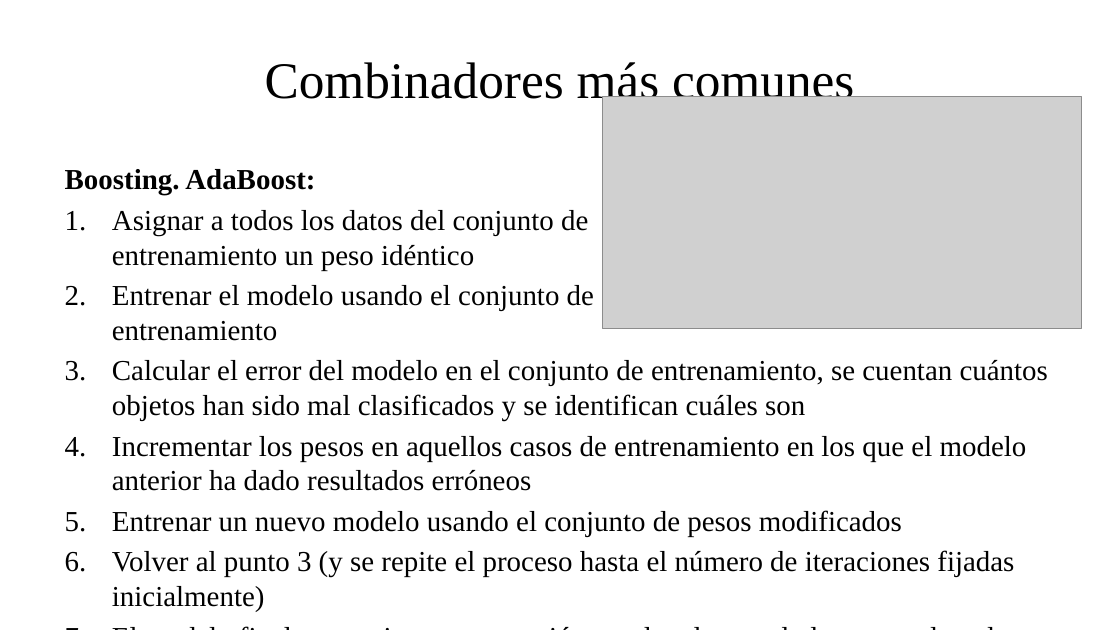
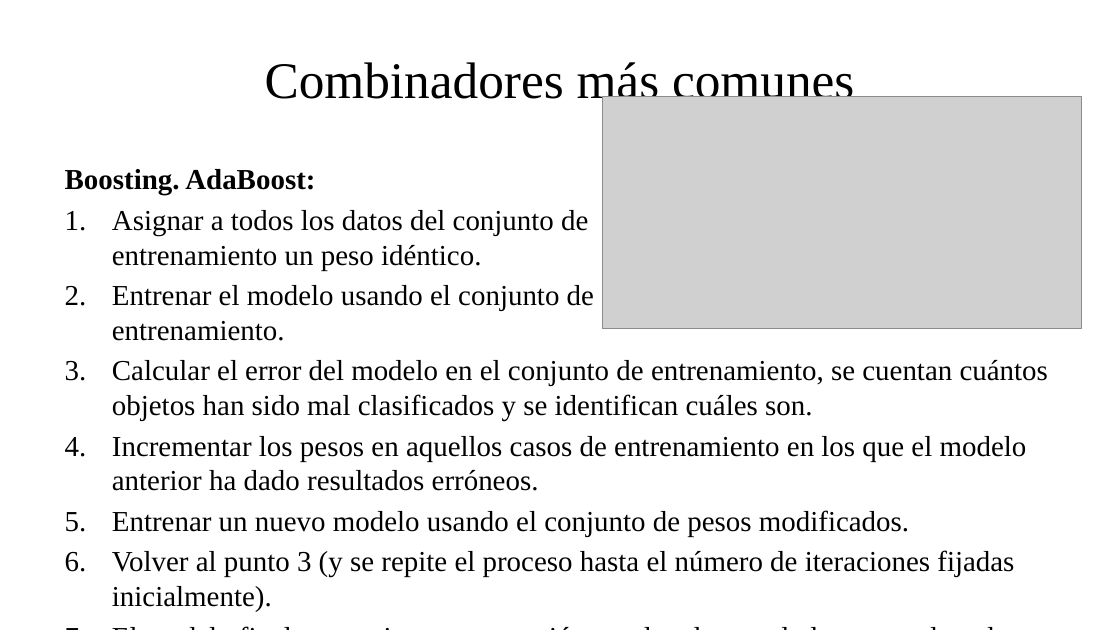
Before and after one commit to fsancho/DL, a slide deck: slide 7 of 1. Repaso de ML/1.4. Métodos Avanzados.pptx. Drawn at 1120x630 pixels with LibreOffice and Linux fonts; fonts in the diff are those of the drawing; grey boxes stand for pictures. Boxes give left, top, right and bottom in pixels: in the first picture for what was removed or moved away, otherwise in the second. Text is boxed around its words. In the diff, an @@ line names an element or a change of style, - is before the commit and + after.

```diff
--- a/1. Repaso de ML/1.4. Métodos Avanzados.pptx
+++ b/1. Repaso de ML/1.4. Métodos Avanzados.pptx
@@ text at box(112, 210, 1048, 612): text changed @@
-1. Asignar a todos los datos del conjunto de
-   entrenamiento un peso idéntico
-2. Entrenar el modelo usando el conjunto de
-   entrenamiento
-3. Calcular el error del modelo en el conjunto de entrenamiento, se cuentan cuántos objetos han sido mal clasificados y se identifican cuáles son
-4. Incrementar los pesos en aquellos casos de entrenamiento en los que el modelo anterior ha dado resultados erróneos
-5. Entrenar un nuevo modelo usando el conjunto de pesos modificados
-6. Volver al punto 3 (y se repite el proceso hasta el número de iteraciones fijadas inicialmente)
+1. Asignar a todos los datos del conjunto de
+   entrenamiento un peso idéntico.
+2. Entrenar el modelo usando el conjunto de
+   entrenamiento.
+3. Calcular el error del modelo en el conjunto de entrenamiento, se cuentan cuántos objetos han sido mal clasificados y se identifican cuáles son.
+4. Incrementar los pesos en aquellos casos de entrenamiento en los que el modelo anterior ha dado resultados erróneos.
+5. Entrenar un nuevo modelo usando el conjunto de pesos modificados.
+6. Volver al punto 3 (y se repite el proceso hasta el número de iteraciones fijadas inicialmente).
```
Also in this commit, not shown: 6 other slides changed, 6 other files.
